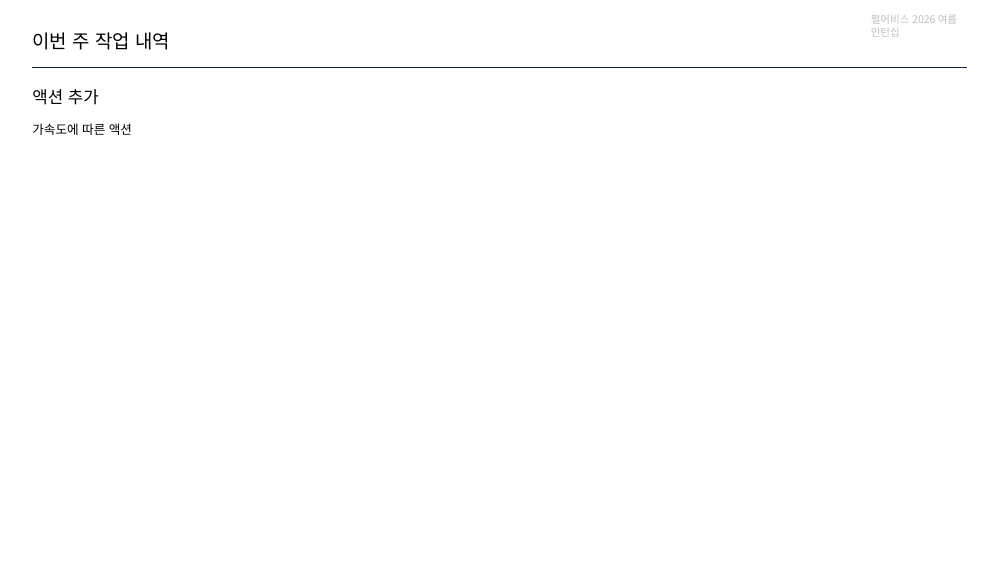
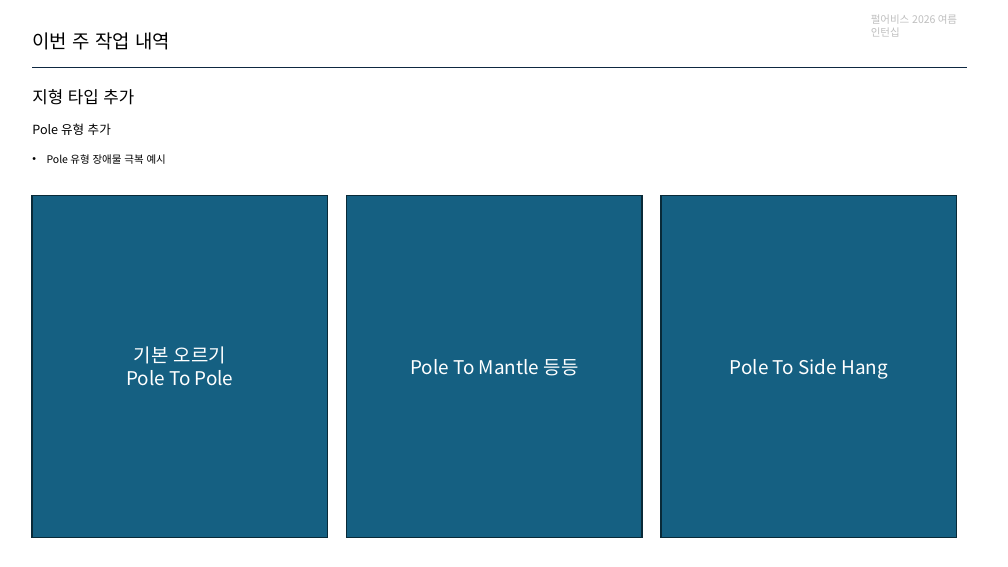
Before and after one commit to jhk0701/PA26-Character-Animation-Parkour, a slide deck: slide 8 of PPT/week7.pptx. Drawn at 1008x567 pixels with LibreOffice and Linux fonts; fonts in the diff are those of the drawing. Boxes give left, top, right and bottom in pixels: in the first picture for what was removed or moved away, otherwise in the second. Text is boxed around its words. In the diff, an @@ line names an element or a change of style, - is before the commit and + after.

```diff
--- a/PPT/week7.pptx
+++ b/PPT/week7.pptx
@@ text at <box>32,89,134,105</box>: text changed @@
-액션 추가
+지형 타입 추가
@@ text added at <box>32,123,111,135</box>, 12 pt, text #000000 @@
+Pole 유형 추가
@@ text at <box>47,154,166,164</box>: text changed; size 12 to 10 pt @@
-가속도에 따른 액션
+• Pole 유형 장애물 극복 예시
@@ rectangle added at <box>32,195,327,538</box>, fill #156082, outline #092A39 1.5 pt, 18 pt, text #FFFFFF @@
+기본 오르기
+Pole To Pole
@@ rectangle added at <box>346,195,642,538</box>, fill #156082, outline #092A39 1.5 pt, 18 pt, text #FFFFFF @@
+Pole To Mantle 등등
@@ rectangle added at <box>661,195,957,538</box>, fill #156082, outline #092A39 1.5 pt, 18 pt, text #FFFFFF @@
+Pole To Side Hang
```
Also in this commit, not shown: 6 other slides changed, 3 slides added, 8 other files.
